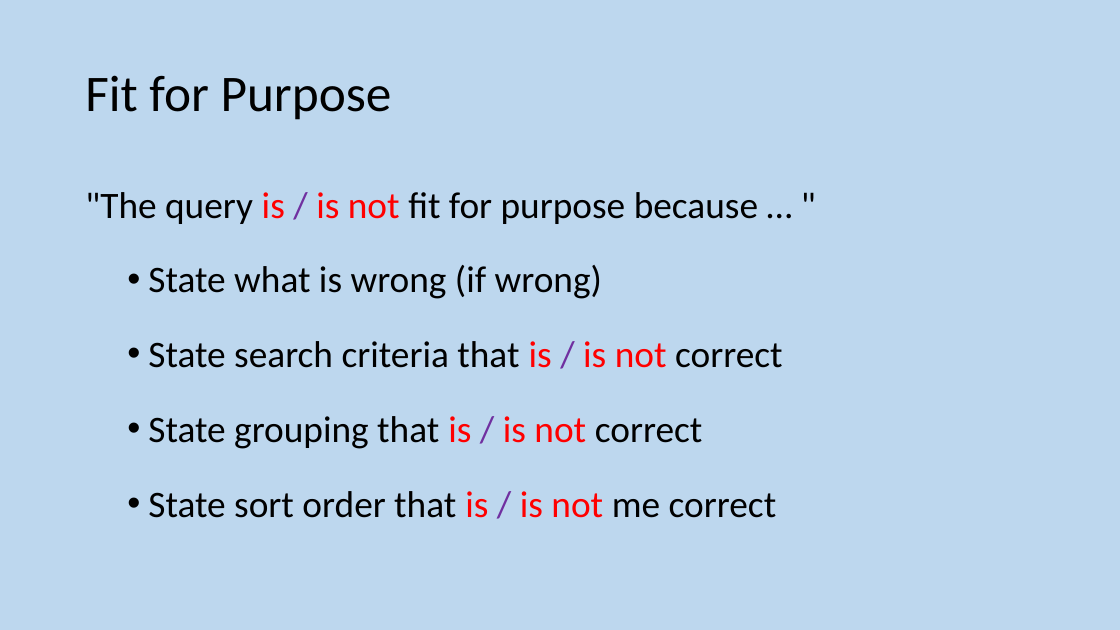
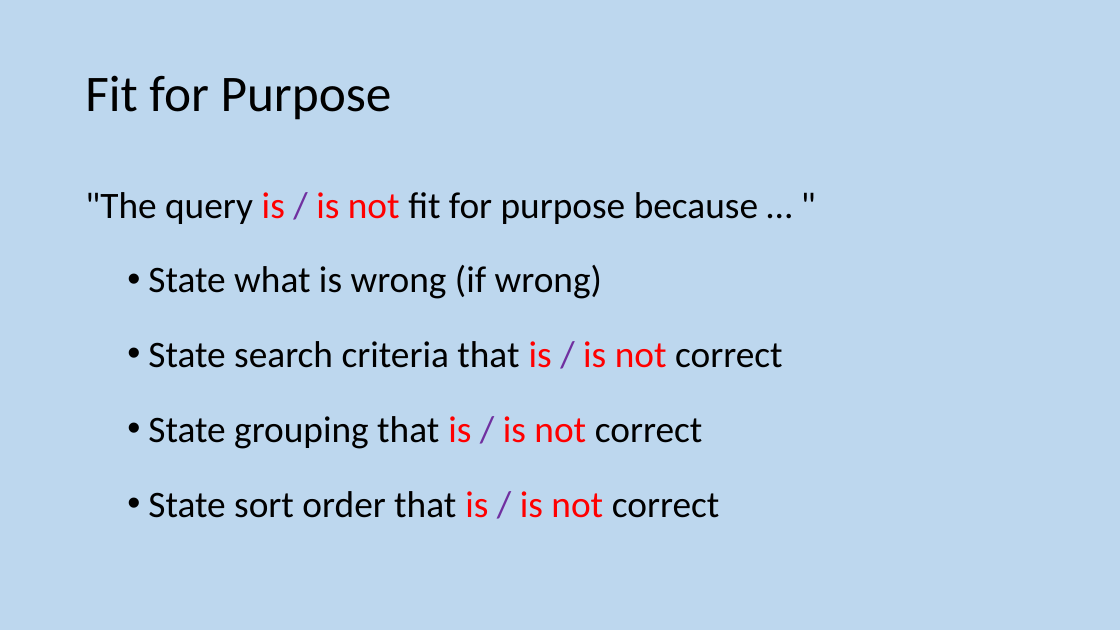
Before and after one commit to MrFriendCS/MrFriendCS.github.io, a slide deck: slide 111 of h-cs/ddd/H CS DDD Slides.pptx. Drawn at 1120x630 pixels with LibreOffice and Linux fonts; fonts in the diff are those of the drawing. Boxes give left, top, right and bottom in pixels: in the first picture for what was removed or moved away, otherwise in the second. Text is boxed around its words. In the diff, an @@ line names an element or a change of style, - is before the commit and + after.

```diff
--- a/h-cs/ddd/H CS DDD Slides.pptx
+++ b/h-cs/ddd/H CS DDD Slides.pptx
@@ text at [148,491,720,518]: text changed @@
-  • State sort order that is / is not me correct
+  • State sort order that is / is not correct
```
Also in this commit, not shown: 2 other files.
